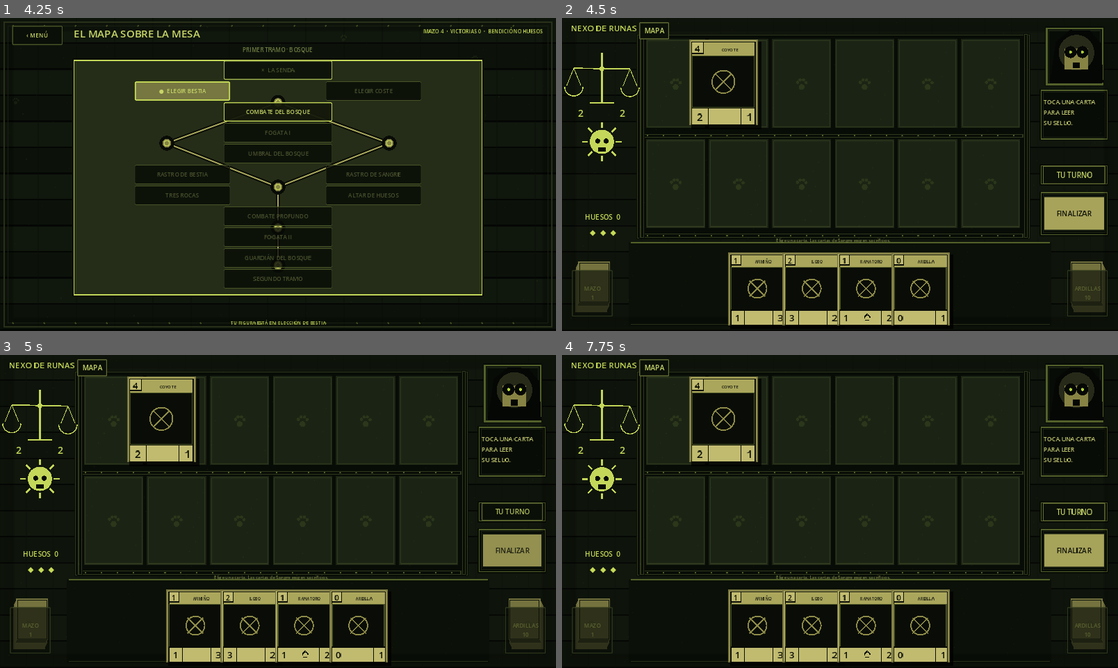
Above: before the commit, frames 1-4 (two rows, left to right).
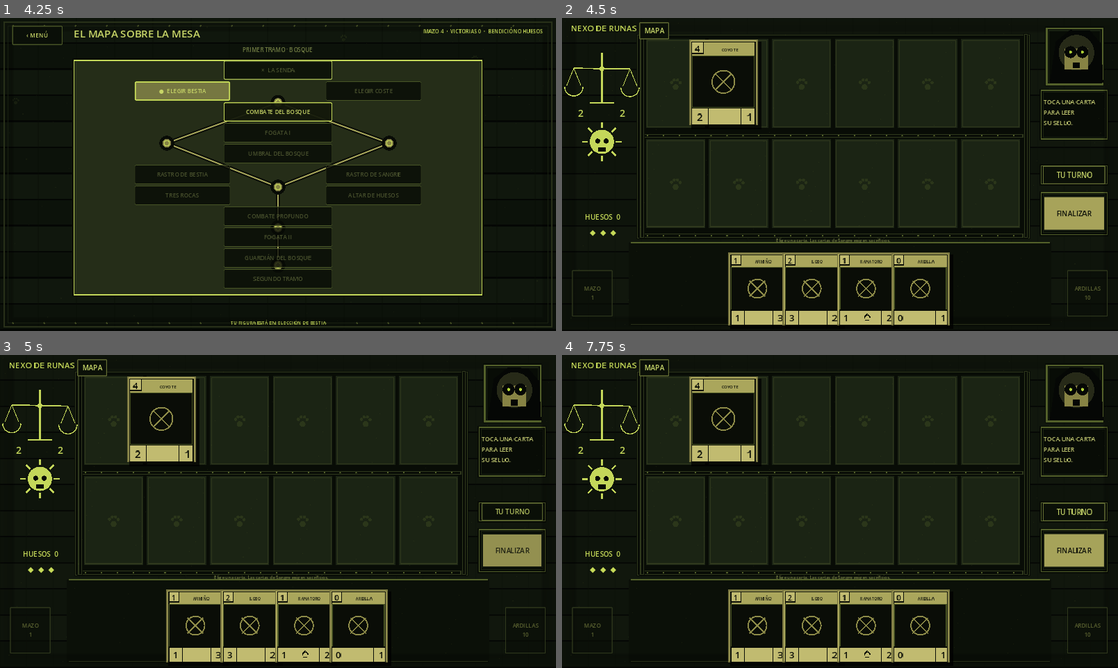
Above: after the commit, the same moments.

Repository: LoloscarPrr/Nexo-de-runas-v2
Game: Godot game, scene res://scenes/main.tscn
Same seed, same stepped clock (60 frames per second), same inputs: the game is played once before the commit and once after it.
Inputs (mouse positions are in pixels of both pictures, inside the frame that each line leads up to):
- Up to frame 1 (4.25 s): click "NUEVA PARTIDA INICIAR EL CICLO" at 0.5 s; click "‹ MENÚ" at 1.25 s; click "NUEVA PARTIDA INICIAR EL CICLO" at 2 s; click "ELEGIR BESTIA" at 2.75 s; click (166, 152) at 3.52 s
- Up to frame 2 (4.5 s): click "COMBATE DEL BOSQUE" at 4.25 s
- Up to frame 3 (5 s): no input
- Up to frame 4 (7.75 s): click "MAPA" at 5 s; click "‹ MENÚ" at 5.75 s; click "CONTINUAR VOLVER AL TABLERO" at 6.5 s; click "COMBATE DEL BOSQUE" at 7.25 s

Frame 1 is identical in both runs. In frame 2, 1.7% of the frame differs, in the area x 2-98%, y 77-94%; in frame 3, 1.7%; in frame 4, 1.7%.

Commit message:
Extract deck stacks from static battle table

Diff:
--- a/scripts/ui/battle_table.gd
+++ b/scripts/ui/battle_table.gd
@@ -67,9 +67,7 @@
 	_draw_frame(Rect2(1320, 404, 190, 58), 3)
 	_draw_frame(Rect2(1320, 478, 190, 124), 3)
 
-	# Pilas de mazo inferiores.
-	_draw_card_stack(Vector2(36, 696), 11, false)
-	_draw_card_stack(Vector2(1414, 696), 8, true)
+	# Las pilas inferiores fueron extraídas del fondo y ahora son botones animables.
 
 	# Ruido/dithering determinista para acercar el acabado de la referencia.
 	for i in range(180):
